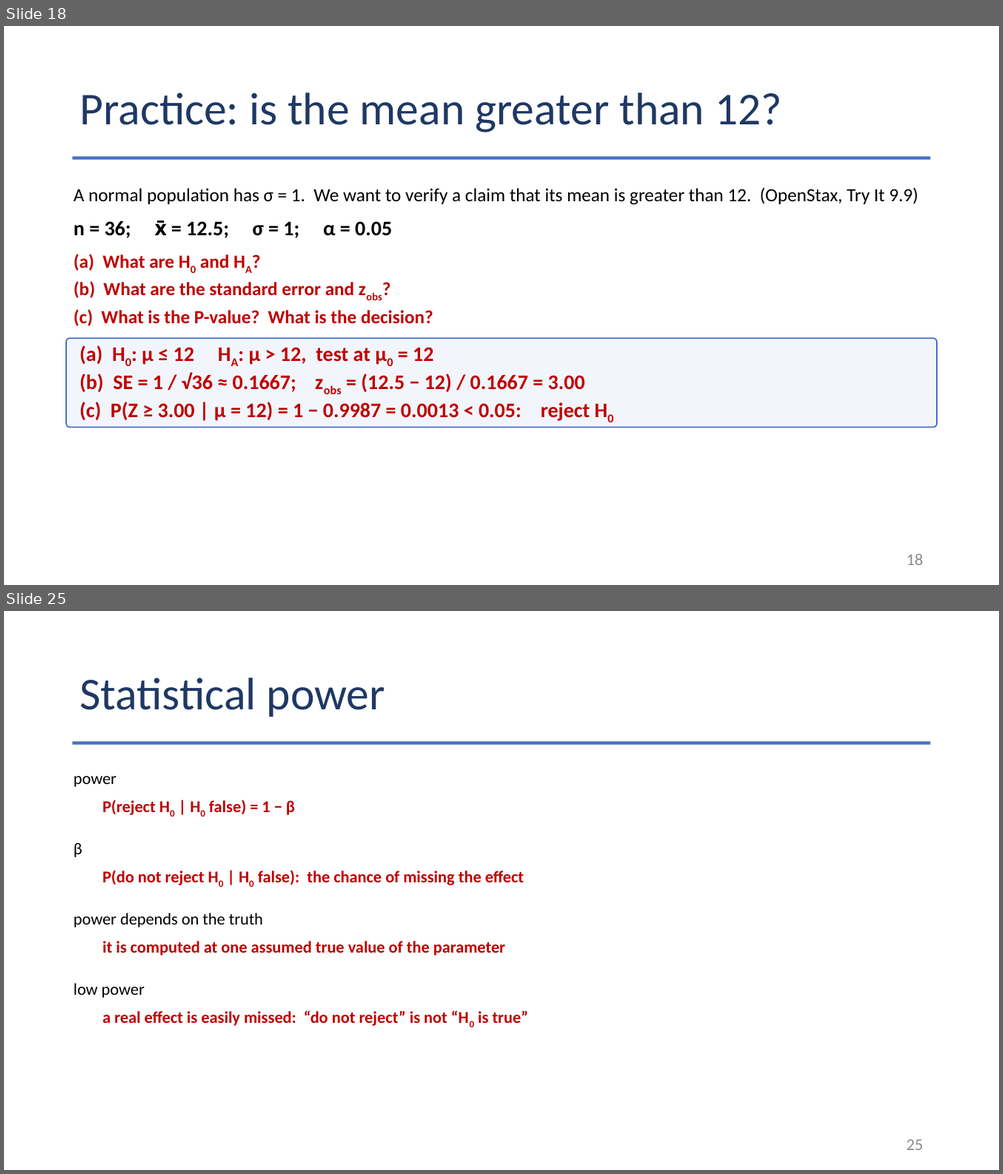
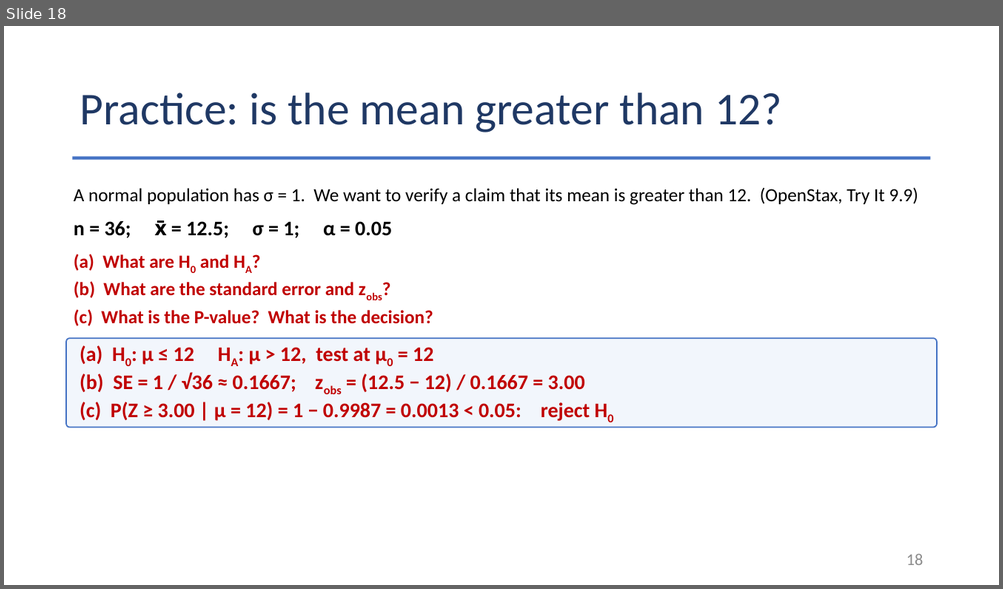
Before and after one commit to Jarred6068/Kvamme_UI_STAT251, a slide deck: docs/lecture_slides/Week 11/2026/Week11_Lecture25_Slides_11_02_2026.pptx. Shown one above the other, each under a label of ours: slides 18 and 25 before the commit, slide 18 after it; the slides between them are not shown. The pictures are 1003x1174 and 1003x589 pixels, drawn with LibreOffice and Linux fonts; fonts in the diff are those of the drawing. Boxes give left, top, right and bottom in pixels: in the first picture for what was removed or moved away, otherwise in the second. Text is boxed around its words. In the diff, an @@ line names an element or a change of style, - is before the commit and + after.

```diff
--- a/docs/lecture_slides/Week 11/2026/Week11_Lecture25_Slides_11_02_2026.pptx
+++ b/docs/lecture_slides/Week 11/2026/Week11_Lecture25_Slides_11_02_2026.pptx
@@ slide 25 removed at (4, 611, 999, 1170), background #FFFFFF @@
@@ title removed at (79, 678, 385, 717) @@
-Statistical power
@@ rectangle removed at (73, 741, 930, 744) @@
@@ text removed at (74, 776, 116, 787) @@
-power
@@ text removed at (102, 800, 295, 815) @@
-P(reject H0 | H0 false) = 1 − β
@@ text removed at (74, 843, 82, 857) @@
-β
@@ text removed at (102, 870, 523, 886) @@
-P(do not reject H0 | H0 false): the chance of missing the effect
@@ text removed at (74, 913, 263, 928) @@
-power depends on the truth
@@ text removed at (102, 941, 505, 956) @@
-it is computed at one assumed true value of the parameter
@@ text removed at (74, 983, 145, 998) @@
-low power
@@ text removed at (102, 1011, 529, 1026) @@
-a real effect is easily missed: “do not reject” is not “H0 is true”
@@ page number removed at (906, 1139, 923, 1150) @@
-25
```
Also in this commit, not shown: 1 slide changed, 11 other slides removed, 47 other files.
